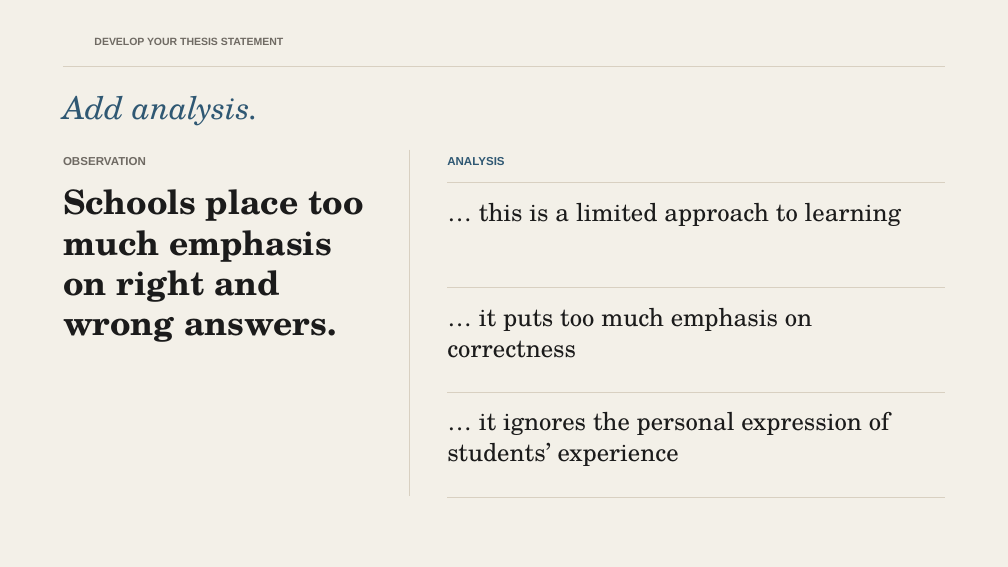
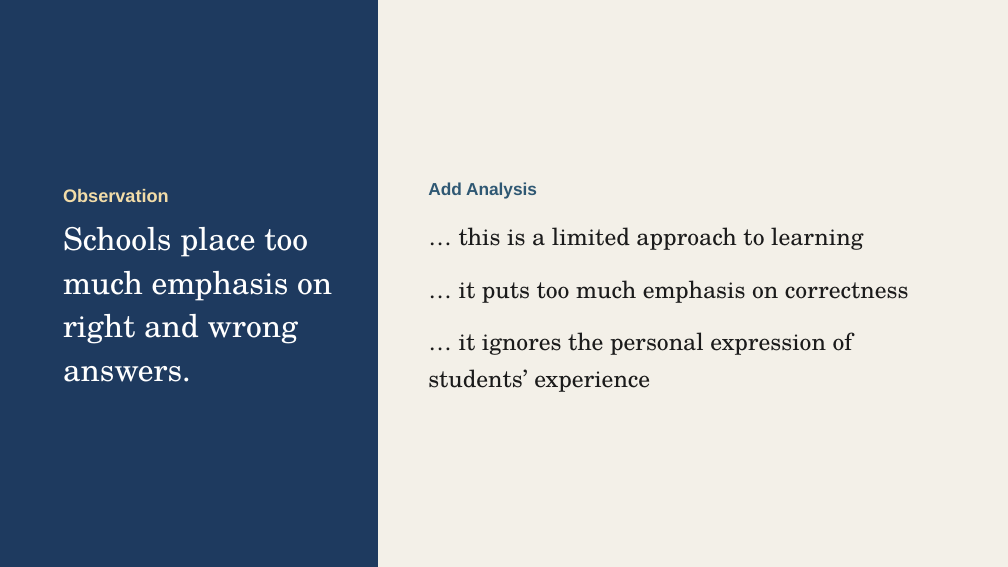
Before and after one commit to The-Connell-School/yawp, a slide deck: slide 20 of services/web-app/public/courses/thesis-driven-essay/03-develop-your-thesis-statement.pptx. Drawn at 1008x567 pixels with LibreOffice and Linux fonts; fonts in the diff are those of the drawing; background and template pictures are left out. Boxes give left, top, right and bottom in pixels: in the first picture for what was removed or moved away, otherwise in the second. Text is boxed around its words. In the diff, an @@ line names an element or a change of style, - is before the commit and + after.

```diff
--- a/services/web-app/public/courses/thesis-driven-essay/03-develop-your-thesis-statement.pptx
+++ b/services/web-app/public/courses/thesis-driven-essay/03-develop-your-thesis-statement.pptx
@@ rectangle added at (0,0,378,567), fill #1E3A5F, outline #1E3A5F 1 pt @@
@@ text removed at (94,38,283,45) @@
-DEVELOP YOUR THESIS STATEMENT
@@ text "Observation" at (63,189,332,382): vertical alignment top to middle @@
@@ line removed from (63, 67) to (945, 67) @@
@@ text "Add Analysis" at (428,182,909,392): vertical alignment top to middle @@
@@ text "Add Analysis": place and size @@
-text "Add Analysis" at (479,203,901,226)
+text "Add Analysis" at (428,182,909,392)
@@ text removed at (63,96,258,126) @@
-Add analysis.
@@ text removed at (63,157,146,165) @@
-OBSERVATION
@@ line removed from (410, 150) to (410, 496) @@
@@ text removed at (447,157,504,165) @@
-ANALYSIS
@@ text at (63,189,169,202): paragraph added @@
+Observation
@@ text at (428,182,537,199): paragraph added @@
+Add Analysis
@@ line removed from (448, 183) to (945, 183) @@
@@ text at (63,227,332,382): size 32 to 30 pt, text colour #1B1B1B to #FFFFFF, bold off in "Schools place too much emphasis on right ..."; line spacing 1 to 1.15; more space between paragraphs @@
@@ text at (459,227,863,250): size 23.5 to 22.5 pt in "… this is a limited approach to ..."; line spacing 1.05 to 1.3; more space between paragraphs @@
@@ text at (428,280,909,392): paragraphs added @@
+… it puts too much emphasis on correctness
+… it ignores the personal expression of students’ experience
@@ line removed from (448, 287) to (945, 287) @@
@@ text removed at (447,308,812,358) @@
-… it puts too much emphasis on correctness
@@ text removed at (447,412,890,466) @@
-… it ignores the personal expression of students’ experience
@@ line removed from (448, 392) to (945, 392) @@
@@ line removed from (448, 497) to (945, 497) @@
```
Also in this commit, not shown: 33 other slides changed, 10 other files.
